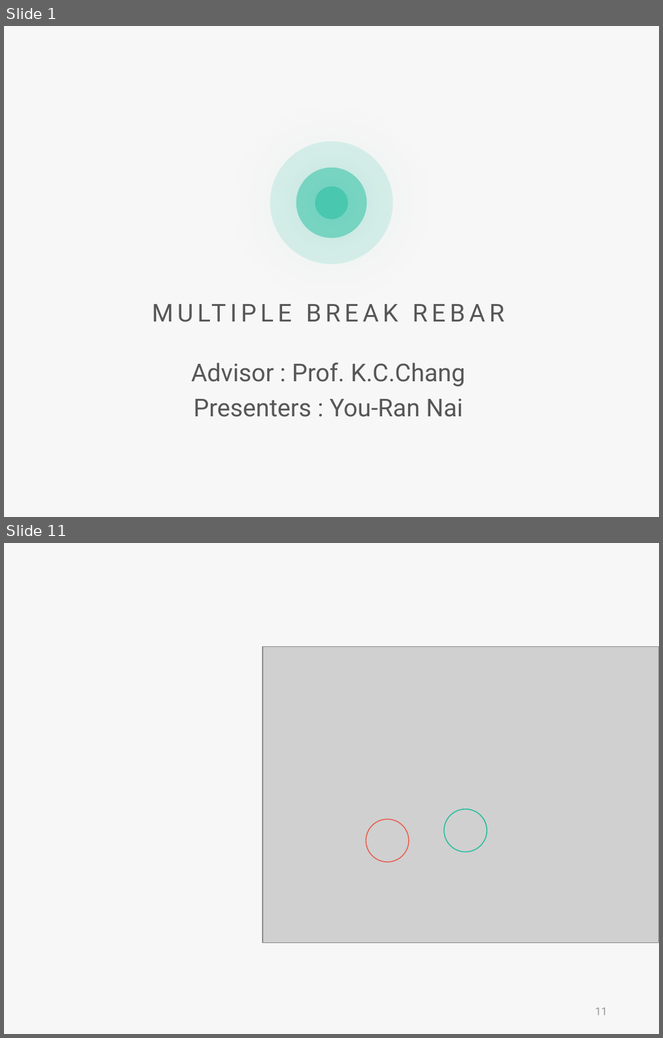
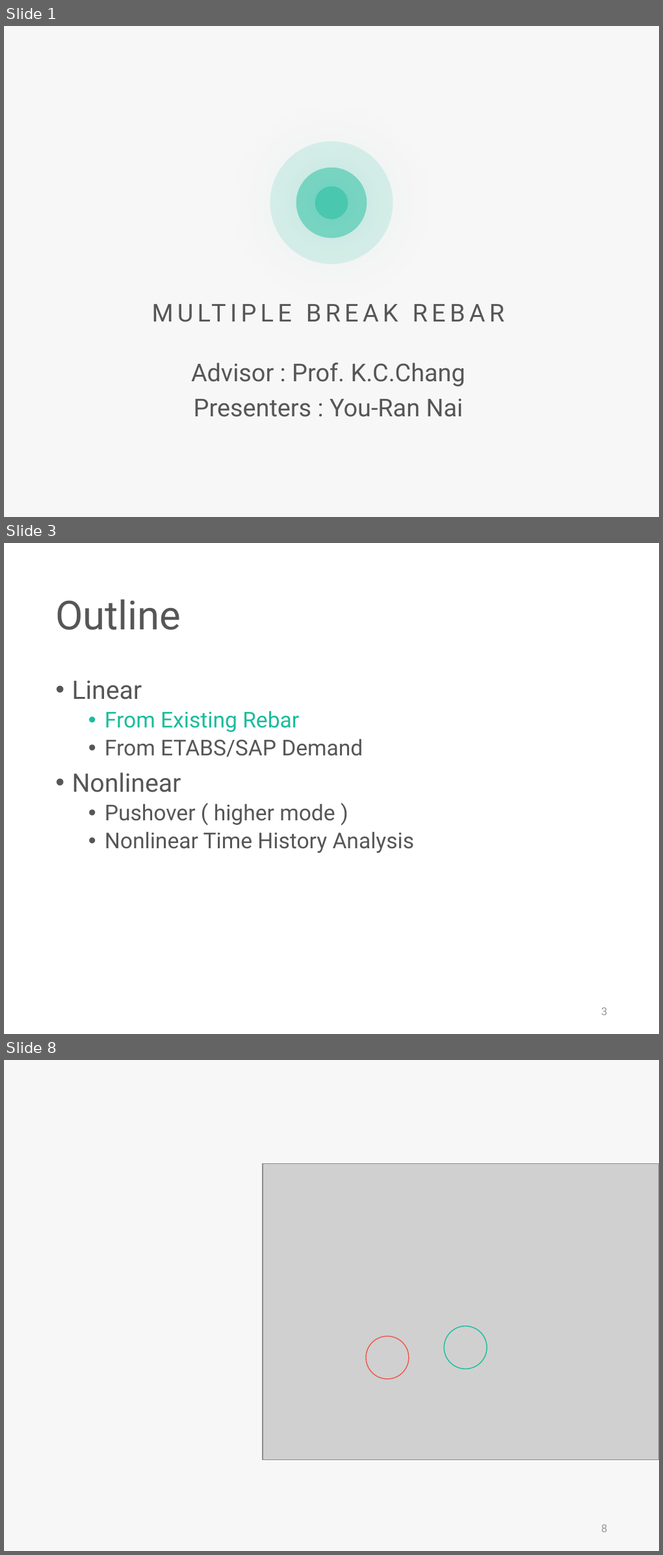
Before and after one commit to skyran1278/VbaProject, a slide deck: 20180126_SmartSplice/20180808_Meeting/SmartSplice.pptx. Shown one above the other, each under a label of ours: slides 1 and 11 before the commit, slides 1, 3 and 8 after it; the slides between them are not shown. The pictures are 663x1038 and 663x1555 pixels, drawn with LibreOffice and Linux fonts; fonts in the diff are those of the drawing; grey boxes stand for pictures. Boxes give left, top, right and bottom in pixels: in the first picture for what was removed or moved away, otherwise in the second. Text is boxed around its words. In the diff, an @@ line names an element or a change of style, - is before the commit and + after.

```diff
--- a/20180126_SmartSplice/20180808_Meeting/SmartSplice.pptx
+++ b/20180126_SmartSplice/20180808_Meeting/SmartSplice.pptx
@@ slide 3 added at (4,543,659,1034), background #FFFFFF @@
@@ title added at (55,600,181,630), 44 pt, text #565656 @@
+Outline
@@ text added at (72,681,415,853), 24 pt, text #565656 @@
+• Linear
+  • From Existing Rebar
+  • From ETABS/SAP Demand
+• Nonlinear
+  • Pushover ( higher mode )
+  • Nonlinear Time History Analysis
@@ page number added at (601,1008,607,1016), 12 pt, text #9A9A9A @@
+3
@@ what was slide 11 is now slide 8 @@
@@ page number at (601,1525,607,1533): text changed @@
-11
+8
```
Also in this commit, not shown: 4 slides changed, 4 other slides added, 8 slides removed, 3 other files.
